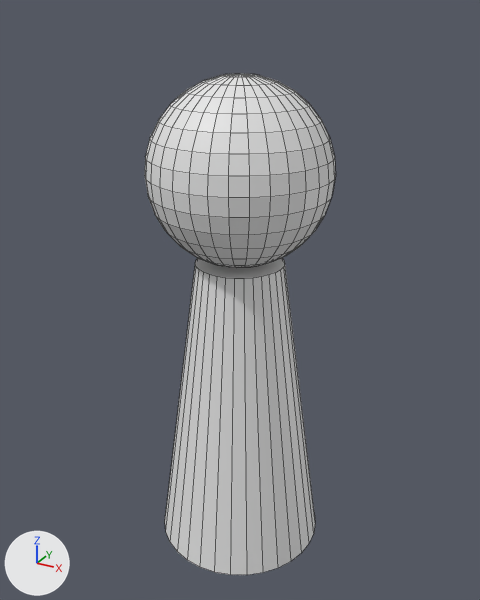
A saved change to the Blender file Assets/blenderAsset/player.blend.
The view is the same before and after, from a camera (50 mm lens) standing at (0.215, -0.392, 0.398) and looking at (-0.002, 0.003, 0.201). Lighting does not change. The marker at lower left points along +X, +Y and +Z. Mesh edges are drawn as thin lines.

Objects in the first picture: '円柱'.
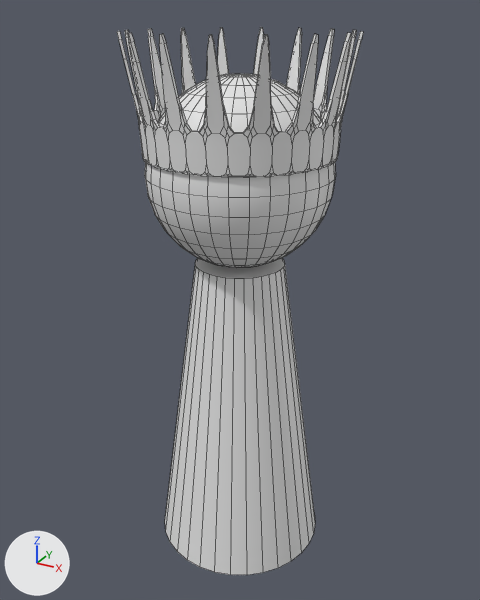
The change in detail:
me_円柱 is used by ob_円柱; location (0.0, 0.0, 0.0).
me_円柱 had 546 vertices, 546 faces and spanned x -0.064..0.064, y -0.064..0.064, z 0.0..0.36.
me_円柱 now has 1762 vertices, 1378 faces and spans x -0.075..0.075, y -0.075..0.075, z 0.0..0.385.
me_円柱 part 1: a new loose piece of 1216 vertices spanning x -0.075..0.075, y -0.075..0.075, z 0.308..0.385.
me_円柱 part 2: 546 kept faces spanning x -0.064..0.064, y -0.064..0.064, z 0.0..0.36 are now shaded smooth.

Boxes [x1, y1, x2, y2] around the edits, measured in the pictures (480 x 600 px):
'円柱', reshaped (29% wider, 9% taller): before [145, 74, 336, 575]; after [117, 27, 363, 575]
part 1 of me_円柱, added: after [117, 27, 363, 177]
part 2 of me_円柱, shading changed: [145, 74, 335, 221] in both
